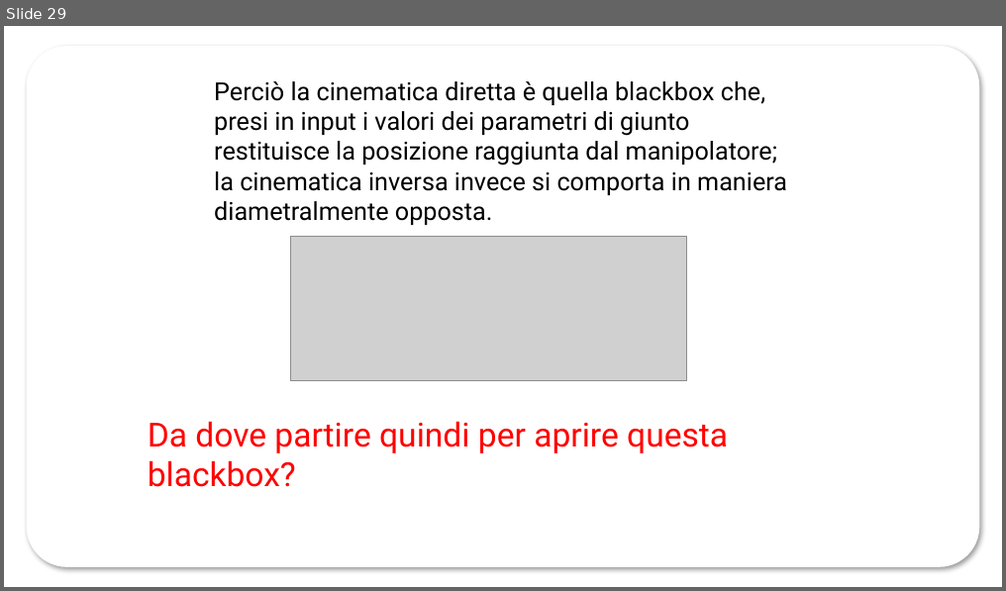
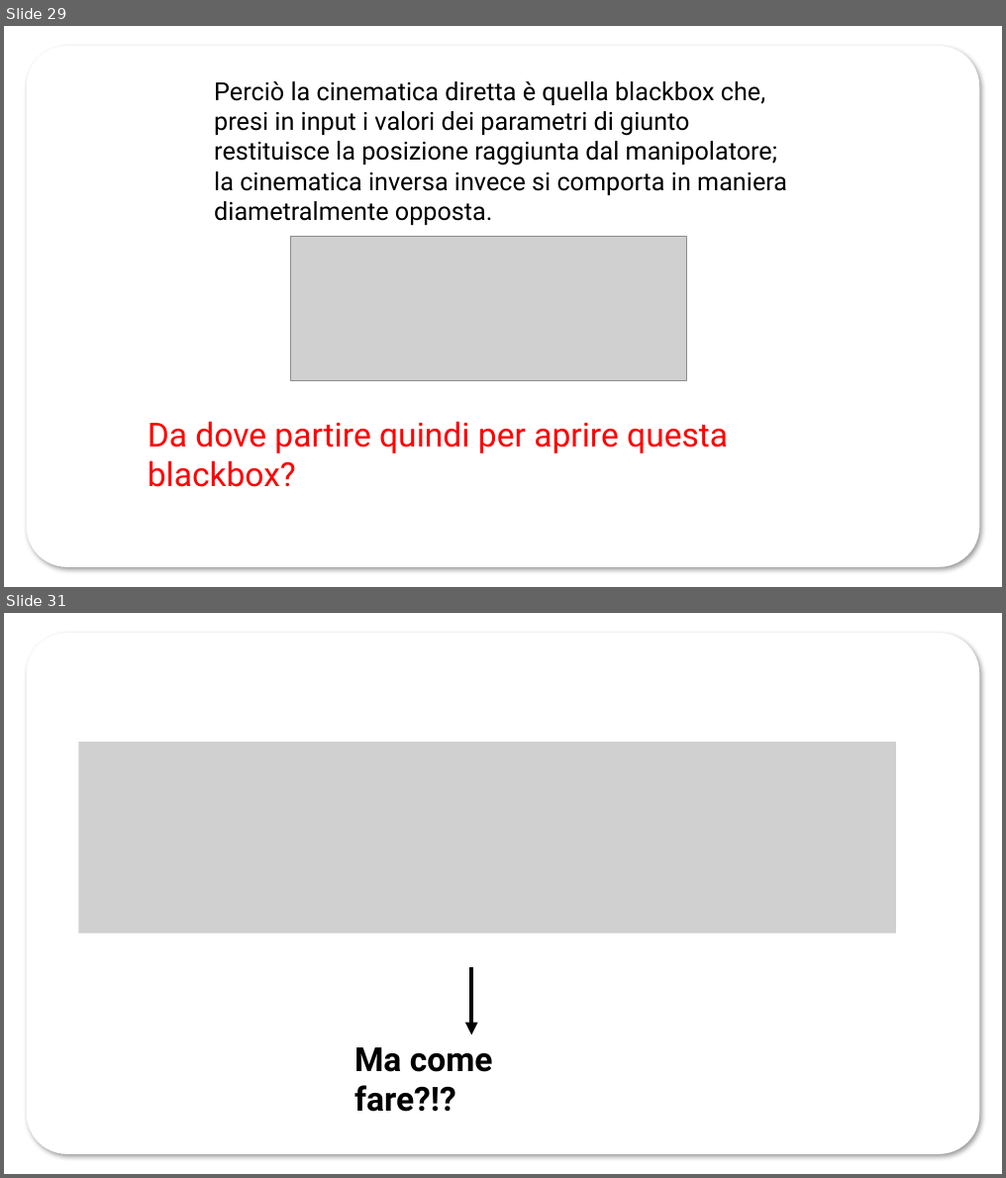
Before and after one commit to mpiffari/SourceCode_BachelorDegree, a slide deck: ABB_KMRosso.pptx. Shown one above the other, each under a label of ours: slide 29 before the commit, slides 29 and 31 after it; the slides between them are not shown. The pictures are 1006x591 and 1006x1178 pixels, drawn with LibreOffice and Linux fonts; fonts in the diff are those of the drawing; grey boxes stand for pictures; background and template pictures are left out. Boxes give left, top, right and bottom in pixels: in the first picture for what was removed or moved away, otherwise in the second. Text is boxed around its words. In the diff, an @@ line names an element or a change of style, - is before the commit and + after.

```diff
--- a/ABB_KMRosso.pptx
+++ b/ABB_KMRosso.pptx
@@ slide 31 added at bbox=[4, 613, 1002, 1174], background picture (left out); not listed: 1 template element that a slide beside it also shows @@
@@ picture added at bbox=[79, 742, 896, 934] @@
@@ arrow added from (472, 967) to (472, 1035), #000000 3 pt @@
@@ text added at bbox=[354, 1048, 493, 1112], 24 pt, text #000000, bold @@
+Ma come fare?!?
```
Also in this commit, not shown: 3 slides changed, 3 other slides added, 4 slides removed.
